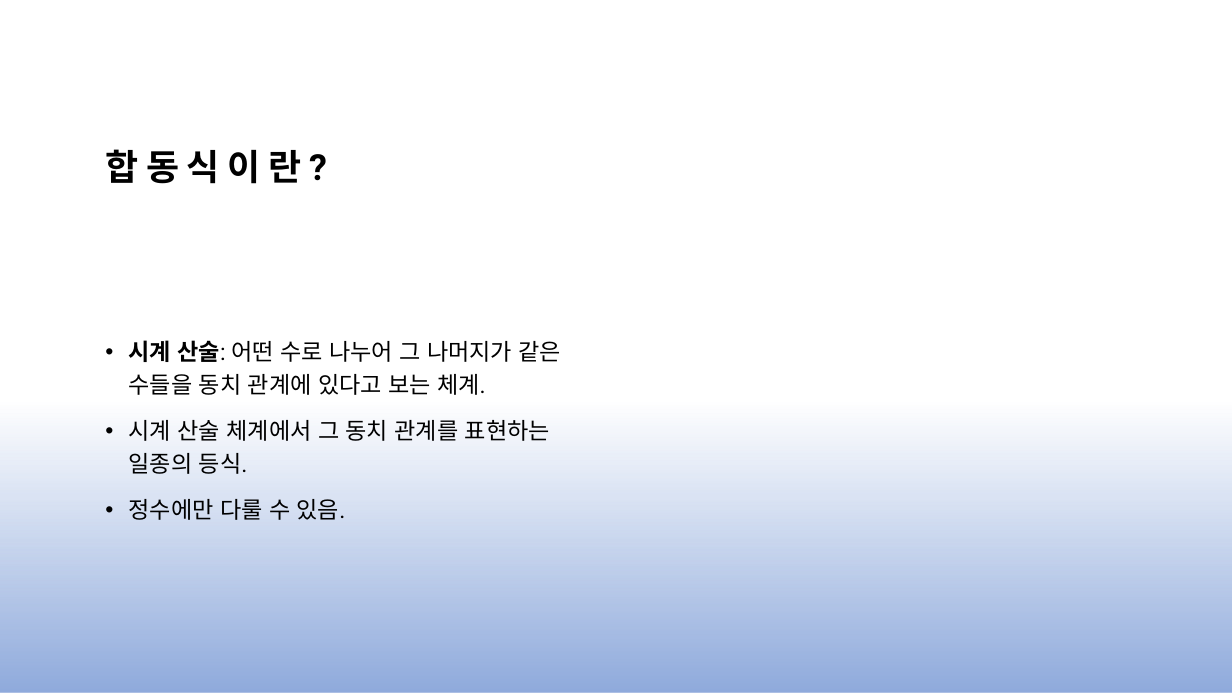
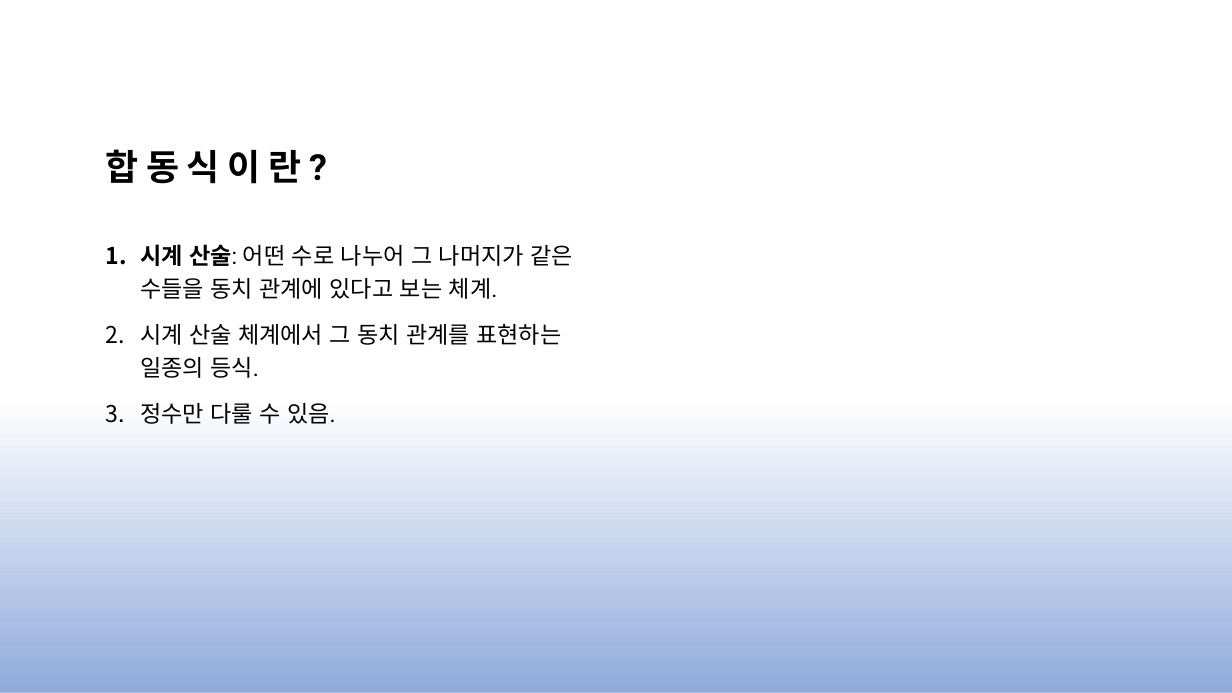
Before and after one commit to js4484821266/congrlang, a slide deck: slide 2 of congrlang.pptx. Drawn at 1232x693 pixels with LibreOffice and Linux fonts; fonts in the diff are those of the drawing; grey boxes stand for pictures. Boxes give left, top, right and bottom in pixels: in the first picture for what was removed or moved away, otherwise in the second. Text is boxed around its words. In the diff, an @@ line names an element or a change of style, - is before the commit and + after.

Commit message:
pptx

```diff
--- a/congrlang.pptx
+++ b/congrlang.pptx
@@ text "시계 산술: 어떤 수로 나누어 ..." at (140,244,573,424): vertical alignment middle to top @@
@@ text at (140,244,573,378): bullet • to 1. @@
@@ text at (140,403,336,424): text changed @@
-• 정수에만 다룰 수 있음.
+3. 정수만 다룰 수 있음.
```
Also in this commit, not shown: 4 other slides changed, 1 slide added, 1 slide removed.
